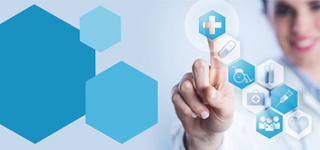
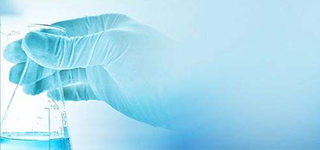
Revision of a layered (320, 150) image; what changed, layer by layer:
added layer "timg (1)" above "timg" over (0, 0, 320, 150)
added layer "timg" above "图层 1" over (0, 0, 320, 150)
hid "图层 1" over (0, 0, 320, 150)
